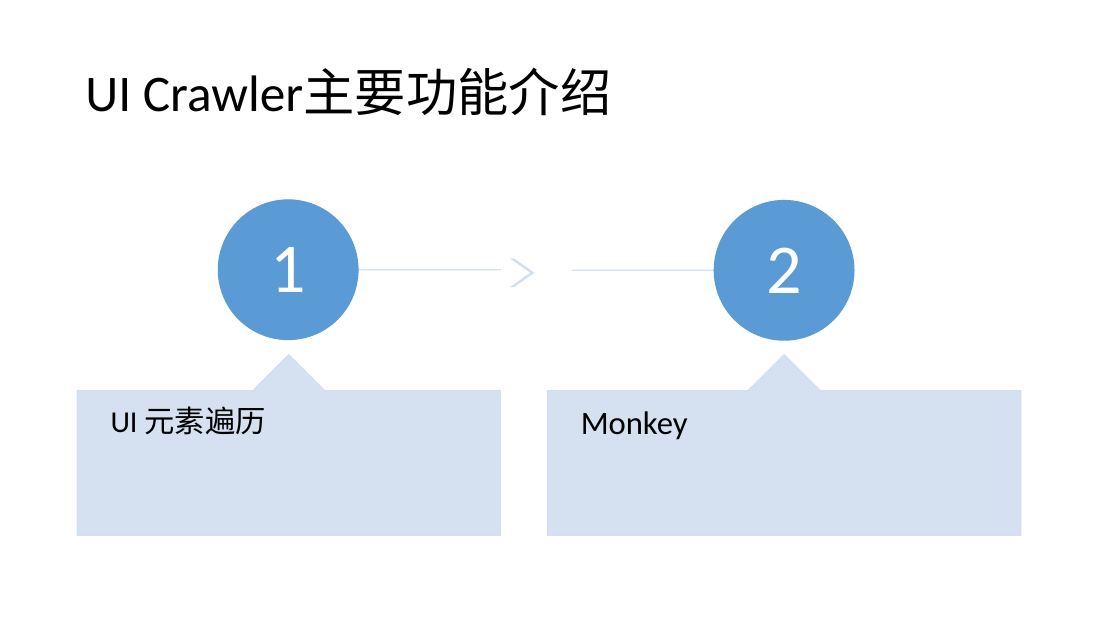
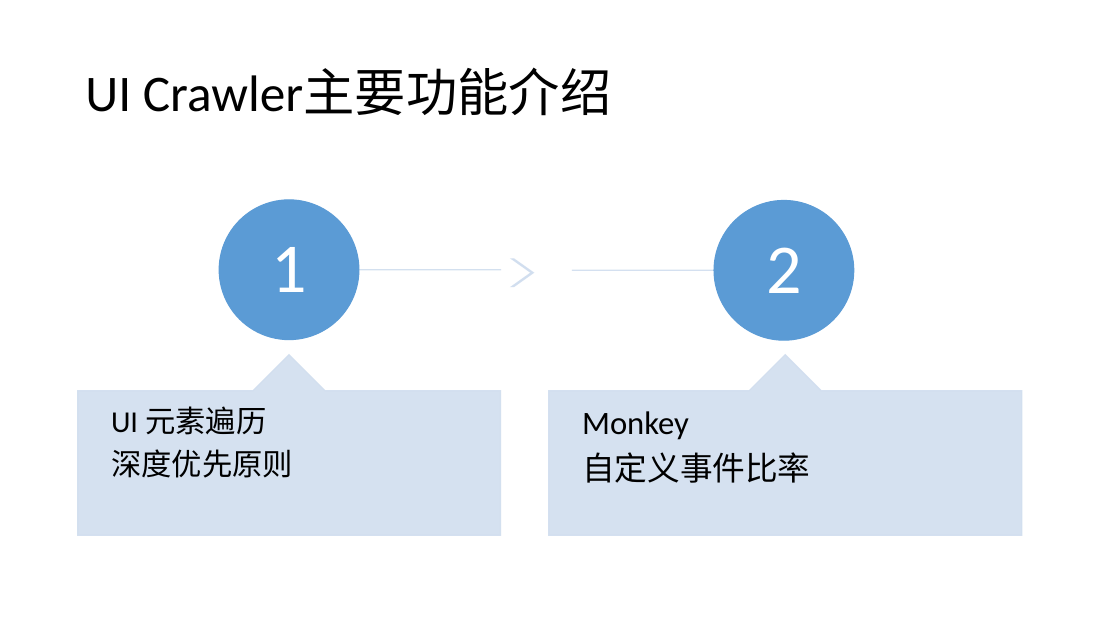
Before and after one commit to lgxqf/UICrawler, a slide deck: slide 4 of doc/UICrawler.pptx (slide 5 before the commit). Drawn at 1120x630 pixels with LibreOffice and Linux fonts; fonts in the diff are those of the drawing. Boxes give left, top, right and bottom in pixels: in the first picture for what was removed or moved away, otherwise in the second. Text is boxed around its words. In the diff, an @@ line names an element or a change of style, - is before the commit and + after.

```diff
--- a/doc/UICrawler.pptx
+++ b/doc/UICrawler.pptx
@@ text at bbox=[111, 449, 293, 478]: paragraph added @@
+深度优先原则
@@ text at bbox=[582, 452, 810, 483]: paragraph added @@
+自定义事件比率
```
Also in this commit, not shown: 5 other slides changed, 1 slide added, 1 slide removed.
